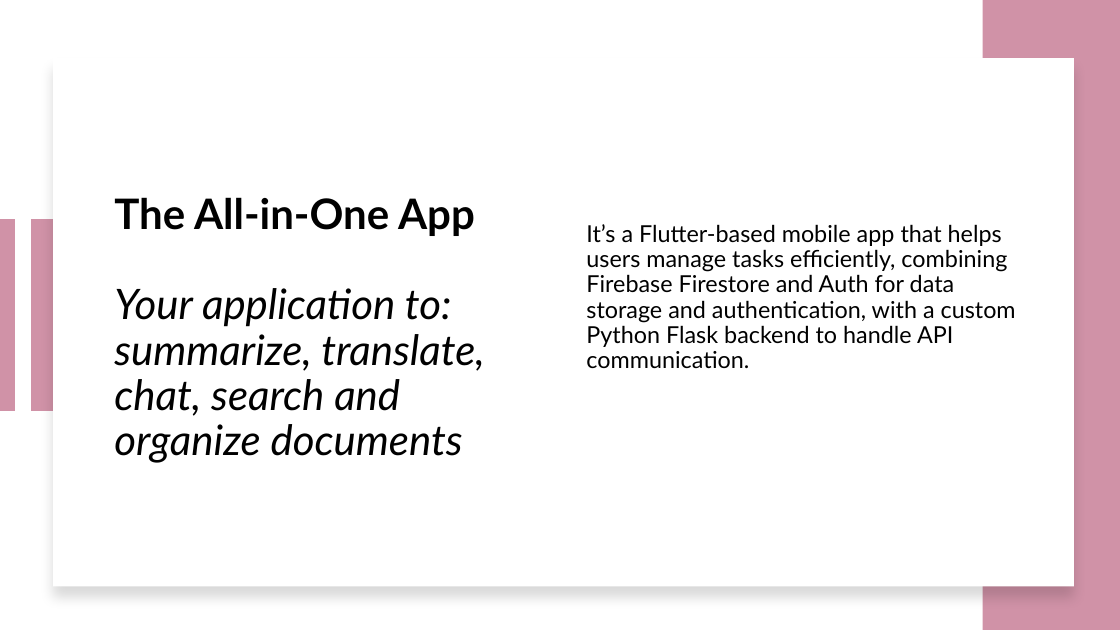
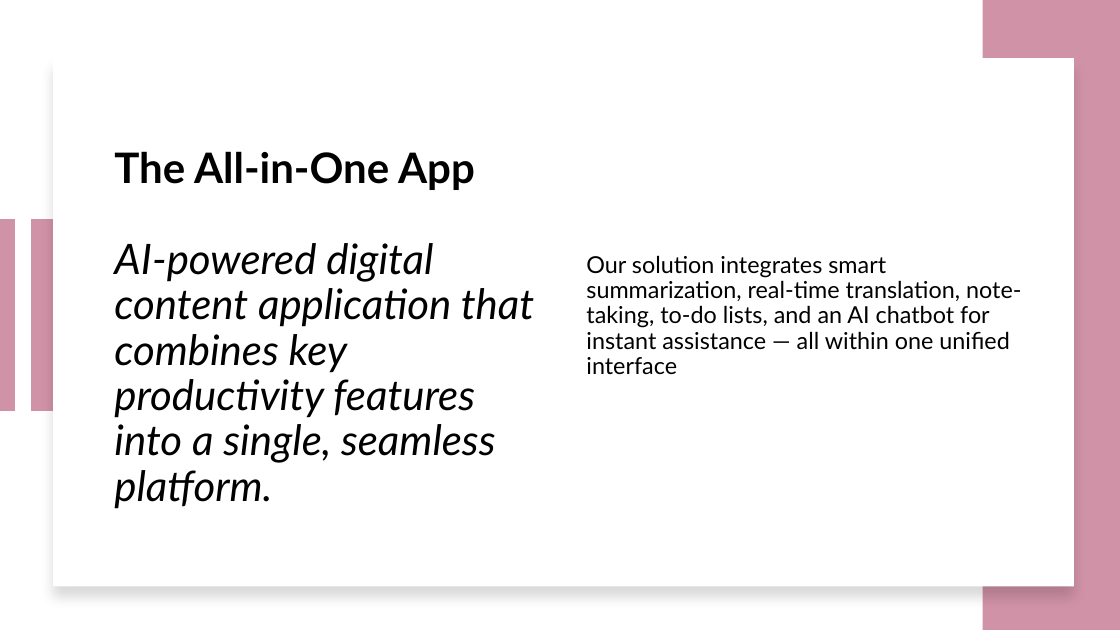
Before and after one commit to Aya2002Amjad/GP2, a slide deck: slide 4 of documentations/GP2PowePoint.pptx (slide 6 before the commit). Drawn at 1120x630 pixels with LibreOffice and Linux fonts; fonts in the diff are those of the drawing. Boxes give left, top, right and bottom in pixels: in the first picture for what was removed or moved away, otherwise in the second. Text is boxed around its words. In the diff, an @@ line names an element or a change of style, - is before the commit and + after.

```diff
--- a/documentations/GP2PowePoint.pptx
+++ b/documentations/GP2PowePoint.pptx
@@ title at (x1=114, y1=151, x2=534, y2=509): text changed @@
-The All-in-One App
-Your application to: summarize, translate, chat, search and organize documents
+The All-in-One App
+AI-powered digital content application that combines key productivity features into a single, seamless platform.
@@ text at (x1=586, y1=255, x2=1021, y2=374): text changed @@
-It’s a Flutter-based mobile app that helps users manage tasks efficiently, combining Firebase Firestore and Auth for data storage and authentication, with a custom Python Flask backend to handle API communication.
+Our solution integrates smart summarization, real-time translation, note-taking, to-do lists, and an AI chatbot for instant assistance — all within one unified interface
```
Also in this commit, not shown: 3 other slides changed, 1 slide added, 1 slide removed, 3 other files.
